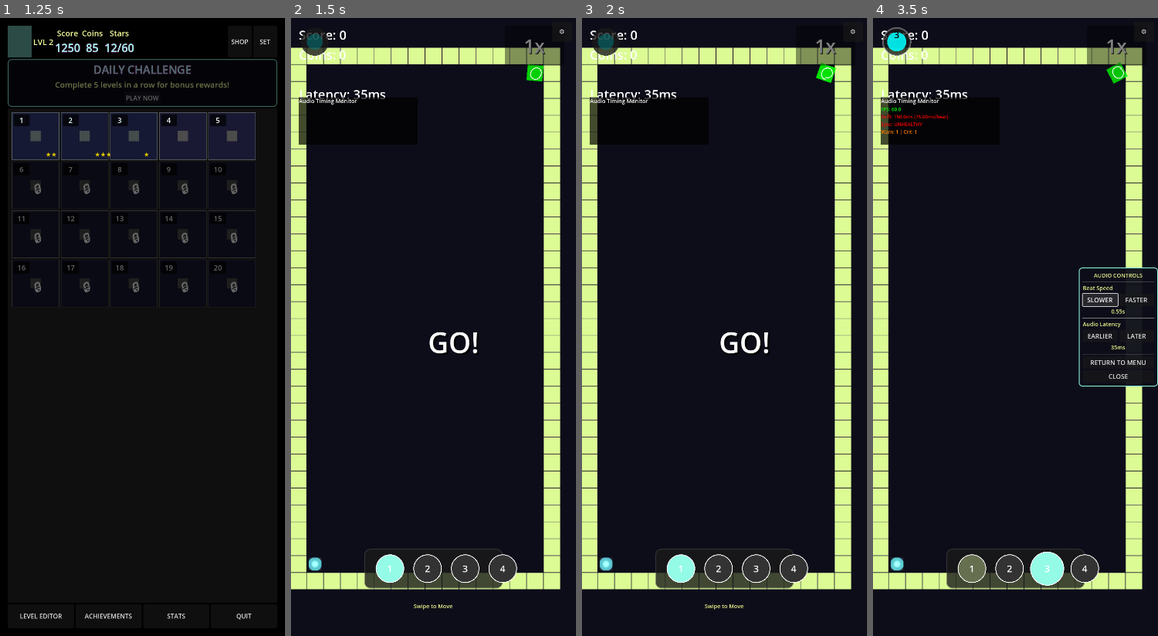
Above: before the commit, frames 1-4 (left to right).
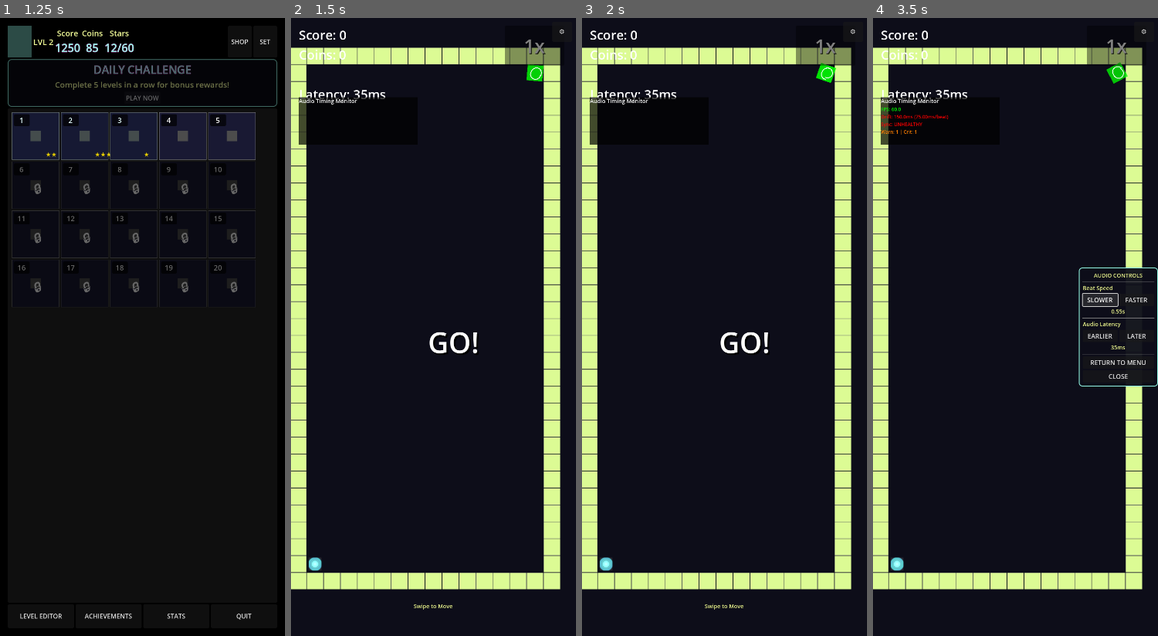
Above: after the commit, the same moments.

Repository: rubiconRiver/tomb-of-the-mask-clone
Game: Godot game, scene res://scenes/TestStart.tscn
Same seed, same stepped clock (60 frames per second), same inputs: the game is played once before the commit and once after it.
Inputs (mouse positions are in pixels of both pictures, inside the frame that each line leads up to):
- Up to frame 1 (1.25 s): tap Enter at 0.5 s; move the mouse to (205, 296) at 0.52 s; hold Right from 0.53 s (still down); hold M from 0.53 s (still down); click (205, 296) at 0.67 s
- Up to frame 2 (1.5 s): release Right at 1.25 s; release M at 1.25 s; click "PLAY NOW" at 1.25 s
- Up to frame 3 (2 s): no input
- Up to frame 4 (3.5 s): click "⚙️" at 2 s; click "SLOWER" at 2.75 s

Frame 1 is identical in both runs. In frame 2, 2.6% of the frame differs, in the area x 3-80%, y 2-93%; in frame 3, 2.6%; in frame 4, 2.8%, in the area x 3-80%, y 1-93%.

Commit message:
Remove beat counter UI (1 2 3 4 indicator) from game
- Removed beat_indicator_script preload and setup
- Commented out setup_beat_indicator() function call
- Disabled beat_indicator pulse calls in _on_beat()
- Removed beat_indicator_ui creation and setup
- Disabled beat_indicator_ui tempo updates
- Cleaned up all beat counter UI elements while preserving audio system

🤖 Generated with [Claude Code](https://claude.ai/code)

Co-Authored-By: Claude <noreply@anthropic.com>

Diff:
--- a/scripts/GameManager.gd
+++ b/scripts/GameManager.gd
@@ -3,7 +3,7 @@
 
 var player_scene = preload("res://scenes/player/Player.tscn")
 var level_generator_scene = preload("res://scenes/levels/LevelGenerator.tscn")
-var beat_indicator_script = preload("res://scripts/ui/BeatIndicator.gd")
+# var beat_indicator_script = preload("res://scripts/ui/BeatIndicator.gd")  # REMOVED: Beat counter UI
 var style_score_manager_script = preload("res://scripts/ui/StyleScoreManager.gd")
 var timing_feedback_script = preload("res://scripts/ui/TimingFeedback.gd")
 var beat_timeline_script = preload("res://scripts/ui/BeatTimeline.gd")
@@ -15,7 +15,7 @@
 var level_generator: LevelGenerator
 var swipe_detector: SwipeDetector
 var camera: Camera2D
-var beat_indicator: Control
+# var beat_indicator: Control  # REMOVED: Beat counter UI
 var beat_timeline: BeatTimeline
 var style_score_manager: StyleScoreManager
 var beat_visualizer: BeatVisualizer
@@ -26,7 +26,7 @@
 var particle_manager: ParticleManager
 var latency_compensator: LatencyCompensator
 var audio_analyzer: AudioAnalyzer
-var beat_indicator_ui: BeatIndicatorUI
+# var beat_indicator_ui: BeatIndicatorUI  # REMOVED: Beat counter UI
 var grid_star_effect: GridStarEffect
 var mobile_controls: MobileControls
 
@@ -88,7 +88,7 @@
 	style_score_manager.multiplier_changed.connect(_on_multiplier_changed)
 
 	setup_camera()
-	setup_beat_indicator()
+	# setup_beat_indicator()  # REMOVED: Beat counter UI
 	setup_beat_timeline()
 	setup_beat_visualizer()
 	setup_multiplier_indicator()
@@ -173,12 +173,13 @@
 
 	print("[GameManager] Static camera positioned - Level: ", level_width, "x", level_height, " Zoom: ", zoom_level)
 
-func setup_beat_indicator():
-	beat_indicator = beat_indicator_script.new()
-	beat_indicator.position = Vector2(20, 20)
-
-	if ui_layer:
-		ui_layer.add_child(beat_indicator)
+# REMOVED: Beat counter UI function
+# func setup_beat_indicator():
+#	beat_indicator = beat_indicator_script.new()
+#	beat_indicator.position = Vector2(20, 20)
+#
+#	if ui_layer:
+#		ui_layer.add_child(beat_indicator)
 
 	# Don't auto-connect, we'll call manually based on beat type
 
@@ -327,11 +328,12 @@
 
 func _on_beat(beat_count_param: int):
 	# Update beat indicator with appropriate pulse strength
-	if beat_indicator:
-		if beat_count_param % 4 == 0:
-			beat_indicator.pulse_strong()
-		else:
-			beat_indicator.pulse()
+	# REMOVED: Beat counter UI
+	# if beat_indicator:
+	#	if beat_count_param % 4 == 0:
+	#		beat_indicator.pulse_strong()
+	#	else:
+	#		beat_indicator.pulse()
 
 	# Check if this is a 4th beat and we haven't moved
 	if beat_count_param % 4 == 0 and beat_count_param > 0:
@@ -864,10 +866,10 @@
 	audio_analyzer.beat_detected.connect(_on_audio_beat_detected)
 	audio_analyzer.tempo_detected.connect(_on_tempo_detected)
 
-	# Initialize BeatIndicator UI
-	beat_indicator_ui = BeatIndicatorUI.new()
-	ui_layer.add_child(beat_indicator_ui)
-	beat_indicator_ui.set_position_preset("bottom_center")
+	# REMOVED: Beat counter UI
+	# beat_indicator_ui = BeatIndicatorUI.new()
+	# ui_layer.add_child(beat_indicator_ui)
+	# beat_indicator_ui.set_position_preset("bottom_center")
 
 	# Initialize Grid Star Effect
 	var grid_star_script = preload("res://scripts/effects/GridStarEffect.gd")
@@ -914,6 +916,7 @@
 	print("[GameManager] Tempo detected: ", bpm, " BPM")
 
 	# Update beat indicator with detected tempo
-	if beat_indicator_ui:
-		var beat_interval = 60.0 / bpm
-		beat_indicator_ui.set_beat_interval(beat_interval)
+	# REMOVED: Beat counter UI
+	# if beat_indicator_ui:
+	#	var beat_interval = 60.0 / bpm
+	#	beat_indicator_ui.set_beat_interval(beat_interval)
